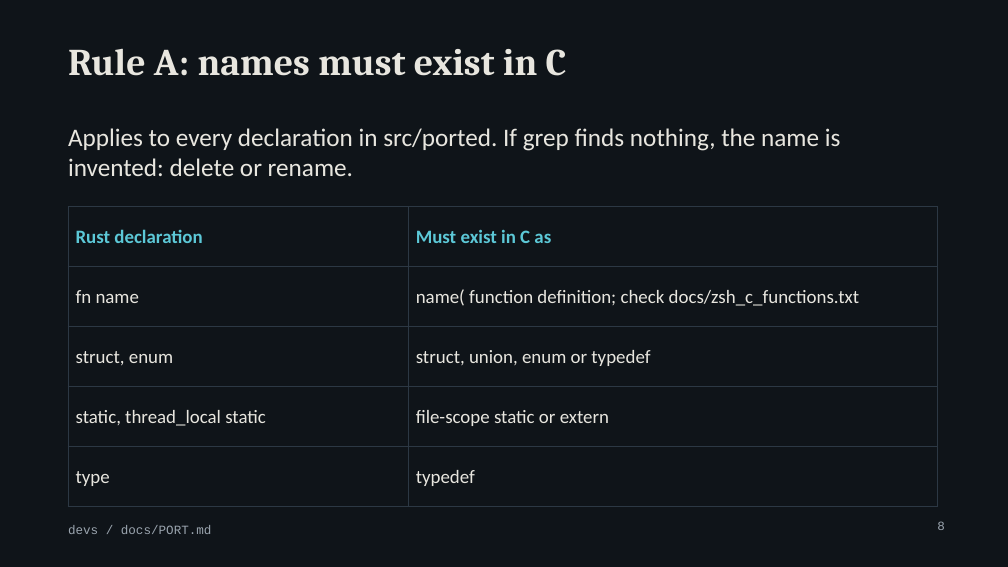
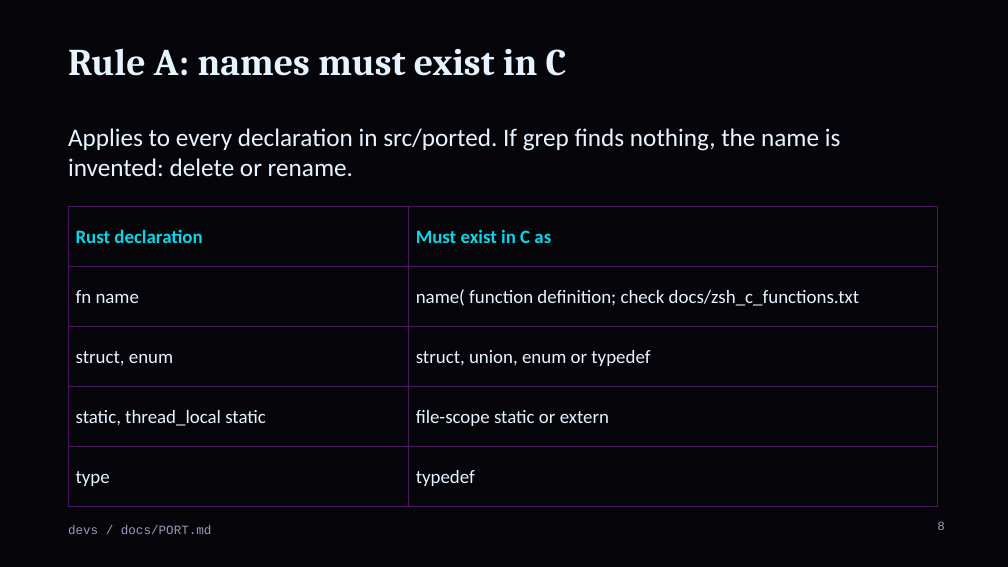
Before and after one commit to MenkeTechnologies/zshrs, a slide deck: slide 8 of docs/talk-devs.pptx. Drawn at 1008x567 pixels with LibreOffice and Linux fonts; fonts in the diff are those of the drawing; background and template pictures are left out. Boxes give left, top, right and bottom in pixels: in the first picture for what was removed or moved away, otherwise in the second. Text is boxed around its words. In the diff, an @@ line names an element or a change of style, - is before the commit and + after.

Commit message:
docs: talk decks use the logo's cyberpunk palette

```diff
--- a/docs/talk-devs.pptx
+++ b/docs/talk-devs.pptx
@@ background #0F1419 to #05050A @@
@@ title "Rule A: names must exist ..." at box(68, 48, 567, 76): text colour #E8E6DF to #E6F4FF @@
@@ text "Applies to every declaration in ..." at box(68, 128, 841, 176): text colour #E8E6DF to #E6F4FF @@
@@ table at box(68, 206, 938, 490) @@
@@ text colour #5CC8D7 to #05D9E8 in "Rust declaration", "Must exist in C as" @@
@@ text colour #E8E6DF to #E6F4FF in "fn name", "name( function definition; check docs/zsh_c_functions.txt", "struct, enum", "struct, union, enum or typedef" and 4 more places @@
@@ borders changed @@
@@ text "devs / docs/PORT.md" at box(68, 525, 212, 534): text colour #9AA4AE to #9A9AB8 @@
@@ page number at box(937, 521, 945, 530): text colour #9AA4AE to #9A9AB8 @@
```
Also in this commit, not shown: 54 other slides changed, 2 other files.
